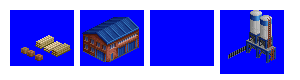
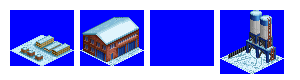
Layered file, before and after one edit (300 × 80). Changes by layer:
showed "snow", painted on it over left=10, top=10, right=284, bottom=74
